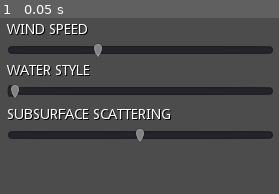
Above: before the commit, frame 1.
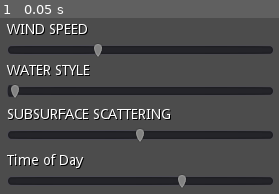
Above: after the commit, the same moment.

Repository: D-Niermann/SailingGame
Game: Godot game, scene res://nodes/ui.tscn
The game is run twice, just before and just after one commit, with the same random seed, the same clock (stepped at 60 frames per second) and the same inputs. This scene is started directly instead of the project's main scene.
Inputs:
- Up to frame 1 (0.05 s): no input

The runs differ from the first frame. In frame 1, 5.1% of the frame differs, in the area x 2-98%, y 77-97%.

Commit message:
small fixes 1

Diff:
--- a/Camera.gd
+++ b/Camera.gd
@@ -11,7 +11,7 @@
 var _velocity = Vector3(0.0, 0.0, 0.0)
 var _acceleration = 30
 var _deceleration = -10
-var _vel_multiplier = 4
+var _vel_multiplier = 5
 
 # Keyboard state
 var _w = false
@@ -33,9 +33,9 @@
 			BUTTON_RIGHT: # Only allows rotation if right click down
 				Input.set_mouse_mode(Input.MOUSE_MODE_CAPTURED if event.pressed else Input.MOUSE_MODE_VISIBLE)
 			BUTTON_WHEEL_UP: # Increases max velocity
-				_vel_multiplier = clamp(_vel_multiplier * 1.1, 0.2, 20)
+				_vel_multiplier = clamp(_vel_multiplier * 1.1, 0.2, 100)
 			BUTTON_WHEEL_DOWN: # Decereases max velocity
-				_vel_multiplier = clamp(_vel_multiplier / 1.1, 0.2, 20)
+				_vel_multiplier = clamp(_vel_multiplier / 1.1, 0.2, 100)
 
 	# Receives key input
 	if event is InputEventKey:
@@ -57,7 +57,6 @@
 func _process(delta):
 	_update_mouselook()
 	_update_movement(delta)
-
 
 # Updates camera movement
 func _update_movement(delta):
--- /dev/null
+++ b/SunLight.gd
@@ -0,0 +1,16 @@
+extends DirectionalLight
+
+
+# Declare member variables here. Examples:
+var time = 1
+onready var start_transform = self.transform
+
+
+# Called when the node enters the scene tree for the first time.
+func _ready():
+	pass # Replace with function body.
+
+
+# Called every frame. 'delta' is the elapsed time since the previous frame.
+func _process(delta):
+	self.transform = start_transform.rotated(Vector3(1,0,0), time)
--- a/main.tscn
+++ b/main.tscn
@@ -11,6 +11,8 @@
 [ext_resource path="res://materials/Black.tres" type="Material" id=9]
 [ext_resource path="res://PathfindHuman.gd" type="Script" id=10]
 [ext_resource path="res://nodes/Boye.gd" type="Script" id=11]
+[ext_resource path="res://SunLight.gd" type="Script" id=12]
+[ext_resource path="res://materials/Invisible.tres" type="Material" id=13]
 
 [sub_resource type="CapsuleMesh" id=1]
 
@@ -68,7 +70,10 @@
 "Camera",
 ]]
 transform = Transform( 1, 0, 0, 0, 0.571143, 0.82085, 0, -0.82085, 0.571143, -25.872, 12.7817, 23.3644 )
-fov = 81.3
+fov = 63.3
+size = 208.4
+near = 0.03
+far = 7099.0
 script = ExtResource( 8 )
 
 [node name="ShipContainer" type="Spatial" parent="." groups=[
@@ -78,68 +83,140 @@
 script = ExtResource( 6 )
 pitch_factor = 0.02
 yaw_factor = 0.02
+height_offset = 1.0
+
+[node name="Ship" type="Spatial" parent="ShipContainer"]
+
+[node name="ShipSprite" type="Sprite3D" parent="ShipContainer/Ship"]
+transform = Transform( 3.48748, -1.19209e-07, -7.10543e-15, 0, -1.52443e-07, 3.48748, -1.19209e-07, -3.48748, -1.52443e-07, 0, 0, 0 )
+layers = 3
+shaded = true
+texture = ExtResource( 3 )
+
+[node name="Human" type="MeshInstance" parent="ShipContainer/Ship" groups=[
+"Human",
+]]
+transform = Transform( 1, 0, 0, 0, -4.37114e-08, -1, 0, 1, -4.37114e-08, 0, 0.81097, 0 )
+mesh = SubResource( 1 )
+material/0 = ExtResource( 5 )
+
+[node name="Human2" type="MeshInstance" parent="ShipContainer/Ship" groups=[
+"Human",
+]]
+transform = Transform( 1, 0, 0, 0, -4.37114e-08, 1, 0, -1, -4.37114e-08, 6.81837, 1.82464, 0 )
+mesh = SubResource( 1 )
+material/0 = ExtResource( 5 )
+
+[node name="Mesh" type="MeshInstance" parent="ShipContainer/Ship"]
+transform = Transform( 25.3668, 0, 4.76837e-07, 0, 0.00609493, 0, -9.53674e-07, 0, 4.27132, -2.64106, -1.07129, 0.345276 )
+mesh = SubResource( 2 )
+material/0 = ExtResource( 13 )
+
+[node name="HFront" type="Spatial" parent="ShipContainer"]
+transform = Transform( 3.48748, 0, 0, 0, -2.8627, 1.99185, 0, -1.99185, -2.8627, 21.2908, 0, 0 )
+visible = false
+script = ExtResource( 11 )
+
+[node name="MeshInstance" type="MeshInstance" parent="ShipContainer/HFront"]
+mesh = SubResource( 3 )
+material/0 = null
+
+[node name="HBack" type="Spatial" parent="ShipContainer"]
+transform = Transform( 3.48748, 0, 0, 0, -2.8627, 1.99185, 0, -1.99185, -2.8627, -25.8406, 0, 0 )
+visible = false
+script = ExtResource( 11 )
+
+[node name="MeshInstance" type="MeshInstance" parent="ShipContainer/HBack"]
+mesh = SubResource( 3 )
+material/0 = null
+
+[node name="HLeft" type="Spatial" parent="ShipContainer"]
+transform = Transform( 3.48748, 0, 0, 0, -2.8627, 1.99185, 0, -1.99185, -2.8627, -3.07705, 0, -9.94185 )
+visible = false
+script = ExtResource( 11 )
+
+[node name="MeshInstance" type="MeshInstance" parent="ShipContainer/HLeft"]
+mesh = SubResource( 3 )
+material/0 = null
+
+[node name="HRight" type="Spatial" parent="ShipContainer"]
+transform = Transform( 3.48748, 0, 0, 0, -2.8627, 1.99185, 0, -1.99185, -2.8627, -3.97623, 0, 7.36206 )
+visible = false
+script = ExtResource( 11 )
+
+[node name="MeshInstance" type="MeshInstance" parent="ShipContainer/HRight"]
+mesh = SubResource( 3 )
+material/0 = null
+
+[node name="ShipContainer2" type="Spatial" parent="." groups=[
+"Ship",
+]]
+transform = Transform( 0.206541, 0, -0.198898, 0, 0.28674, 0, 0.198898, 0, 0.206541, 65.1157, 8.5374, -75.6017 )
+script = ExtResource( 6 )
+pitch_factor = 0.02
+yaw_factor = 0.02
 height_offset = 3.0
 
-[node name="Ship" type="Spatial" parent="ShipContainer"]
-
-[node name="ShipSprite" type="Sprite3D" parent="ShipContainer/Ship"]
+[node name="Ship" type="Spatial" parent="ShipContainer2"]
+
+[node name="ShipSprite" type="Sprite3D" parent="ShipContainer2/Ship"]
 transform = Transform( 3.48748, 0, 0, 0, -1.52443e-07, 3.48748, 0, -3.48748, -1.52443e-07, 0, 0, 0 )
 shaded = true
 texture = ExtResource( 3 )
 
-[node name="Human" type="MeshInstance" parent="ShipContainer/Ship" groups=[
+[node name="Human" type="MeshInstance" parent="ShipContainer2/Ship" groups=[
 "Human",
 ]]
 transform = Transform( 1, 0, 0, 0, -4.37114e-08, -1, 0, 1, -4.37114e-08, 0, 0.81097, 0 )
 mesh = SubResource( 1 )
 material/0 = ExtResource( 5 )
 
-[node name="Human2" type="MeshInstance" parent="ShipContainer/Ship" groups=[
+[node name="Human2" type="MeshInstance" parent="ShipContainer2/Ship" groups=[
 "Human",
 ]]
 transform = Transform( 1, 0, 0, 0, -4.37114e-08, 1, 0, -1, -4.37114e-08, 6.81837, 1.82464, 0 )
 mesh = SubResource( 1 )
 material/0 = ExtResource( 5 )
 
-[node name="MeshInstance" type="MeshInstance" parent="ShipContainer/Ship"]
+[node name="MeshInstance" type="MeshInstance" parent="ShipContainer2/Ship"]
 transform = Transform( 34.9626, 0, 0, 0, 0.00609493, 0, 0, 0, 7.9269, -3.93881, 0.0305595, 0.345277 )
 cast_shadow = 3
 mesh = SubResource( 2 )
 material/0 = null
 
-[node name="HFront" type="Spatial" parent="ShipContainer"]
+[node name="HFront" type="Spatial" parent="ShipContainer2"]
 transform = Transform( 3.48748, 0, 0, 0, -2.8627, 1.99185, 0, -1.99185, -2.8627, 21.2908, 0, 0 )
 visible = false
 script = ExtResource( 11 )
 
-[node name="MeshInstance" type="MeshInstance" parent="ShipContainer/HFront"]
-mesh = SubResource( 3 )
-material/0 = null
-
-[node name="HBack" type="Spatial" parent="ShipContainer"]
+[node name="MeshInstance" type="MeshInstance" parent="ShipContainer2/HFront"]
+mesh = SubResource( 3 )
+material/0 = null
+
+[node name="HBack" type="Spatial" parent="ShipContainer2"]
 transform = Transform( 3.48748, 0, 0, 0, -2.8627, 1.99185, 0, -1.99185, -2.8627, -25.8406, 0, 0 )
 visible = false
 script = ExtResource( 11 )
 
-[node name="MeshInstance" type="MeshInstance" parent="ShipContainer/HBack"]
-mesh = SubResource( 3 )
-material/0 = null
-
-[node name="HLeft" type="Spatial" parent="ShipContainer"]
+[node name="MeshInstance" type="MeshInstance" parent="ShipContainer2/HBack"]
+mesh = SubResource( 3 )
+material/0 = null
+
+[node name="HLeft" type="Spatial" parent="ShipContainer2"]
 transform = Transform( 3.48748, 0, 0, 0, -2.8627, 1.99185, 0, -1.99185, -2.8627, -3.07705, 0, -9.94185 )
 visible = false
 script = ExtResource( 11 )
 
-[node name="MeshInstance" type="MeshInstance" parent="ShipContainer/HLeft"]
-mesh = SubResource( 3 )
-material/0 = null
-
-[node name="HRight" type="Spatial" parent="ShipContainer"]
+[node name="MeshInstance" type="MeshInstance" parent="ShipContainer2/HLeft"]
+mesh = SubResource( 3 )
+material/0 = null
+
+[node name="HRight" type="Spatial" parent="ShipContainer2"]
 transform = Transform( 3.48748, 0, 0, 0, -2.8627, 1.99185, 0, -1.99185, -2.8627, -3.97623, 0, 7.36206 )
 visible = false
 script = ExtResource( 11 )
 
-[node name="MeshInstance" type="MeshInstance" parent="ShipContainer/HRight"]
+[node name="MeshInstance" type="MeshInstance" parent="ShipContainer2/HRight"]
 mesh = SubResource( 3 )
 material/0 = null
 
@@ -154,18 +231,21 @@
 "_editor_description_": ""
 }
 
-[node name="DirectionalLight" type="DirectionalLight" parent="WorldEnvironment"]
-transform = Transform( 0.975917, 0.198957, -0.0894567, 0, 0.410082, 0.912049, 0.218143, -0.890083, 0.400206, 0, 0, 0 )
+[node name="DirectionalLight" type="DirectionalLight" parent="WorldEnvironment" groups=[
+"Light",
+]]
+transform = Transform( 0.975917, 0.198957, -0.0894566, 0, 0.410082, 0.912049, 0.218143, -0.890084, 0.400206, 0, 0, 0 )
 light_color = Color( 1, 0.929412, 0.823529, 1 )
 light_specular = 1.0
 shadow_enabled = true
 directional_shadow_max_distance = 200.0
+script = ExtResource( 12 )
 __meta__ = {
 "_editor_description_": ""
 }
 
 [node name="NavMeshCont" type="Spatial" parent="."]
-transform = Transform( 1, 0, 0, 0, 1, 0, 0, 0, 1, -29.1371, 1.88227, 14.7443 )
+transform = Transform( 1, 0, 0, 0, 1, 0, 0, 0, 1, -29.1371, 3.08429, 14.7443 )
 
 [node name="Navigation" type="Navigation" parent="NavMeshCont"]
 transform = Transform( 1, 0, 0, 0, 1, 0, 0, 0, 1, 16.7498, 1.90735e-06, -8.10709 )
--- a/materials/Invisible.tres
+++ b/materials/Invisible.tres
@@ -1,6 +1,4 @@
 [gd_resource type="SpatialMaterial" format=2]
 
 [resource]
-flags_unshaded = true
-flags_vertex_lighting = true
 albedo_color = Color( 0, 0, 0, 0 )
--- a/nodes/ui.gd
+++ b/nodes/ui.gd
@@ -12,5 +12,5 @@
 func _on_subsurface_scattering_value_changed(value):
 	get_node("../ocean").set_subsurface_scattering(value)
 
-#func _on_sun_glare_value_changed(value):
-#	get_node("../game_camera").set_sun_glare(value)
+func _on_sun_glare_value_changed(value):
+	get_tree().get_nodes_in_group("Light")[0].time = value
--- a/nodes/ui.tscn
+++ b/nodes/ui.tscn
@@ -75,28 +75,27 @@
 }
 
 [node name="Label4" type="Label" parent="."]
-visible = false
 margin_top = 130.824
 margin_right = 121.0
 margin_bottom = 152.824
 custom_colors/font_color_shadow = Color( 0, 0, 0, 1 )
-text = "SUN GLARE"
+text = "Time of Day"
 __meta__ = {
 "_edit_use_anchors_": false
 }
 
-[node name="sun_glare" type="HSlider" parent="."]
-visible = false
+[node name="Time" type="HSlider" parent="."]
 anchor_right = 1.0
 margin_top = 149.594
 margin_bottom = 165.594
-max_value = 0.5
-step = 0.01
-value = 0.5
+min_value = -3.0
+max_value = 3.0
+step = 0.1
+value = 1.0
 __meta__ = {
 "_edit_use_anchors_": false
 }
 [connection signal="value_changed" from="wind_speed" to="." method="_on_wind_speed_value_changed"]
 [connection signal="value_changed" from="water_style" to="." method="_on_water_style_value_changed"]
 [connection signal="value_changed" from="subsurface_scattering" to="." method="_on_subsurface_scattering_value_changed"]
-[connection signal="value_changed" from="sun_glare" to="." method="_on_sun_glare_value_changed"]
+[connection signal="value_changed" from="Time" to="." method="_on_sun_glare_value_changed"]
--- a/shaders/visual_water.shader
+++ b/shaders/visual_water.shader
@@ -158,7 +158,7 @@
 	vec2 uv_detail_b = fract( uv + flow_map * -flow_timing_b * flow_blend_stretch );
 
 	// UNDERWATER
-	float depth = texture(DEPTH_TEXTURE, SCREEN_UV).r; // LOOSING SS-REFLECTIONS
+	float depth = 0.0;//texture(DEPTH_TEXTURE, SCREEN_UV).r; // LOOSING SS-REFLECTIONS
 
 	// DEPTH REPROJECTION FROM CAMERA Z to Z Axis
 	depth = depth * 2.0 - 1.0;
@@ -260,13 +260,13 @@
 	float water_highlight_mask_2 = texture(water_highlight_map, fract( UV - (WORLD_MATRIX[3].xz * 0.25) + (time-time_offset) * -0.047854) * 2.0 ).x;
 
 	// SUBSURFACE SCATTERING
-	float sss = clamp( smoothstep(0.65, 0.7, dot(NORMAL , VIEW) * 0.5 + 0.5 ) * smoothstep(0.5, 1.0, (dot(-LIGHT, VIEW) * 0.5 + 0.5) ) * ( dot (-CAMERA_MATRIX[2].xyz, vec3(0.0, 1.0, 0.0)) * 0.5 + 0.5), 0.0, 1.0) * sss_strength;
-
-	float lambert = clamp(dot(NORMAL, LIGHT), 0.0, 1.0);
-	float spec = clamp( pow( dot( reflect(LIGHT, NORMAL), -VIEW), 1000.0), 0.0, 1.0) * 2.0;
-	float spec_glare = clamp( pow( dot( reflect(LIGHT, NORMAL), -VIEW), 100.0), 0.0, 1.0) * smoothstep(0.0, 0.1, water_highlight_mask_1 * water_highlight_mask_2) * 30.0;
-
-	DIFFUSE_LIGHT += (LIGHT_COLOR * ALBEDO * ATTENUATION / pi) * lambert;
-	DIFFUSE_LIGHT += (LIGHT_COLOR * ALBEDO * ATTENUATION / pi) * sss;
-	DIFFUSE_LIGHT += LIGHT_COLOR * ATTENUATION * (spec + spec_glare);
-}
+	// float sss = clamp( smoothstep(0.65, 0.7, dot(NORMAL , VIEW) * 0.5 + 0.5 ) * smoothstep(0.5, 1.0, (dot(-LIGHT, VIEW) * 0.5 + 0.5) ) * ( dot (-CAMERA_MATRIX[2].xyz, vec3(0.0, 1.0, 0.0)) * 0.5 + 0.5), 0.0, 1.0) * sss_strength;
+
+	// float lambert = clamp(dot(NORMAL, LIGHT), 0.0, 1.0);
+	// float spec = clamp( pow( dot( reflect(LIGHT, NORMAL), -VIEW), 1000.0), 0.0, 1.0) * 2.0;
+	// float spec_glare = clamp( pow( dot( reflect(LIGHT, NORMAL), -VIEW), 100.0), 0.0, 1.0) * smoothstep(0.0, 0.1, water_highlight_mask_1 * water_highlight_mask_2) * 30.0;
+
+	// DIFFUSE_LIGHT += (LIGHT_COLOR * ALBEDO * ATTENUATION / pi) * lambert;
+	// DIFFUSE_LIGHT += (LIGHT_COLOR * ALBEDO * ATTENUATION / pi) * sss;
+	// DIFFUSE_LIGHT += LIGHT_COLOR * ATTENUATION * (spec + spec_glare);
+}
Not shown: 1 places in main.tscn that only renumber resources
